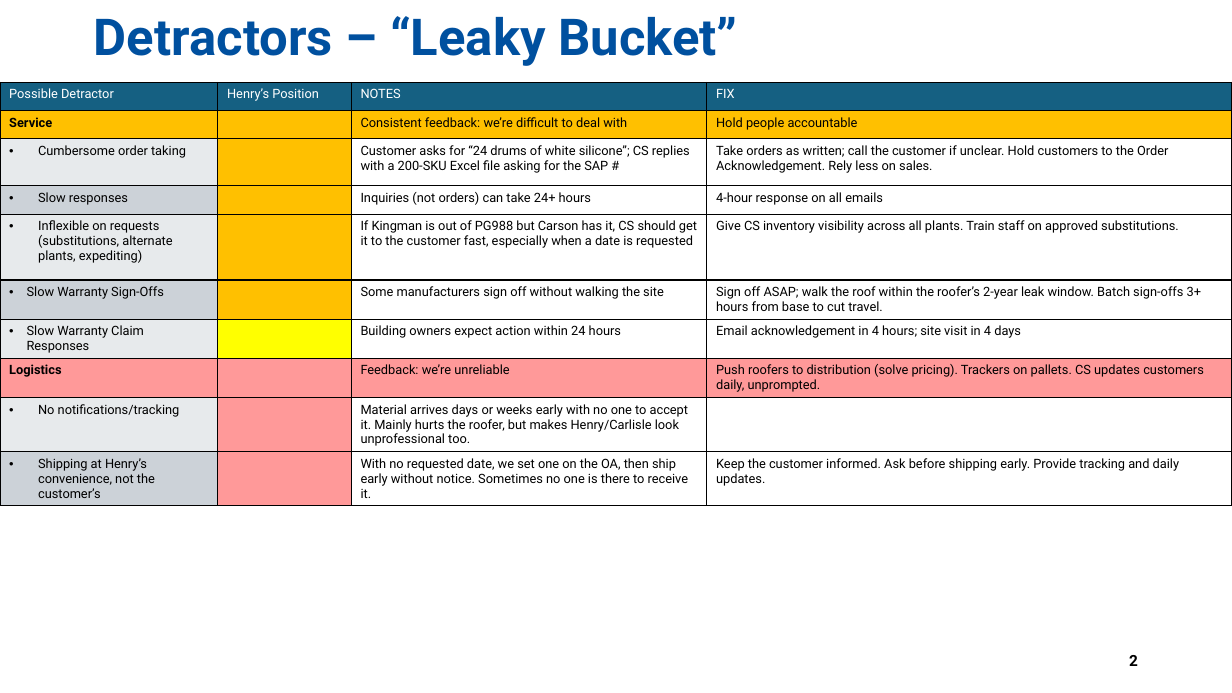
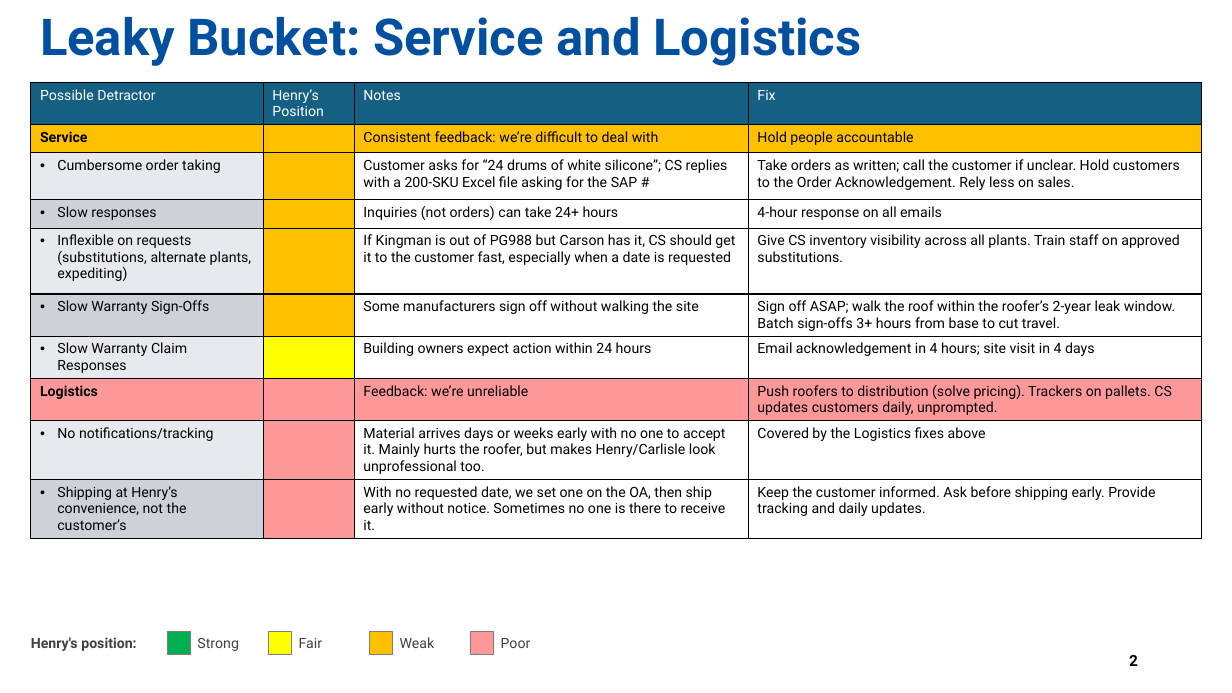
Before and after one commit to morales451/powerpoint, a slide deck: slide 2 of Leaky_Bucket.pptx. Drawn at 1232x693 pixels with LibreOffice and Linux fonts; fonts in the diff are those of the drawing. Boxes give left, top, right and bottom in pixels: in the first picture for what was removed or moved away, otherwise in the second. Text is boxed around its words. In the diff, an @@ line names an element or a change of style, - is before the commit and + after.

```diff
--- a/Leaky_Bucket.pptx
+++ b/Leaky_Bucket.pptx
@@ title at <box>40,17,861,66</box>: text changed @@
-Detractors – “Leaky Bucket”
+Leaky Bucket: Service and Logistics
@@ table at <box>30,82,1202,598</box> @@
-row 1, column 3: NOTES
+row 1, column 3: Notes
-row 1, column 4: FIX
+row 1, column 4: Fix
-row 9, column 4: 
+row 9, column 4: Covered by the Logistics fixes above
@@ size 10 to 11 pt @@
@@ indent changed @@
@@ table: place and size @@
-table at <box>0,82,1232,598</box>
+table at <box>30,82,1202,598</box>
@@ text added at <box>31,637,136,651</box>, 11 pt, text #404040, bold @@
+Henry's position:
@@ rectangle added at <box>167,632,190,655</box>, fill #00B050, outline #7F7F7F 0.5 pt @@
@@ text added at <box>197,638,238,651</box>, 11 pt, text #404040 @@
+Strong
@@ rectangle added at <box>268,632,291,655</box>, fill #FFFF00, outline #7F7F7F 0.5 pt @@
@@ text added at <box>299,638,322,648</box>, 11 pt, text #404040 @@
+Fair
@@ rectangle added at <box>370,632,393,655</box>, fill #FFC000, outline #7F7F7F 0.5 pt @@
@@ text added at <box>400,637,435,648</box>, 11 pt, text #404040 @@
+Weak
@@ rectangle added at <box>470,632,494,655</box>, fill #FF9999, outline #7F7F7F 0.5 pt @@
@@ text added at <box>501,638,531,648</box>, 11 pt, text #404040 @@
+Poor
```
Also in this commit, not shown: 2 other slides changed, 2 other files.
